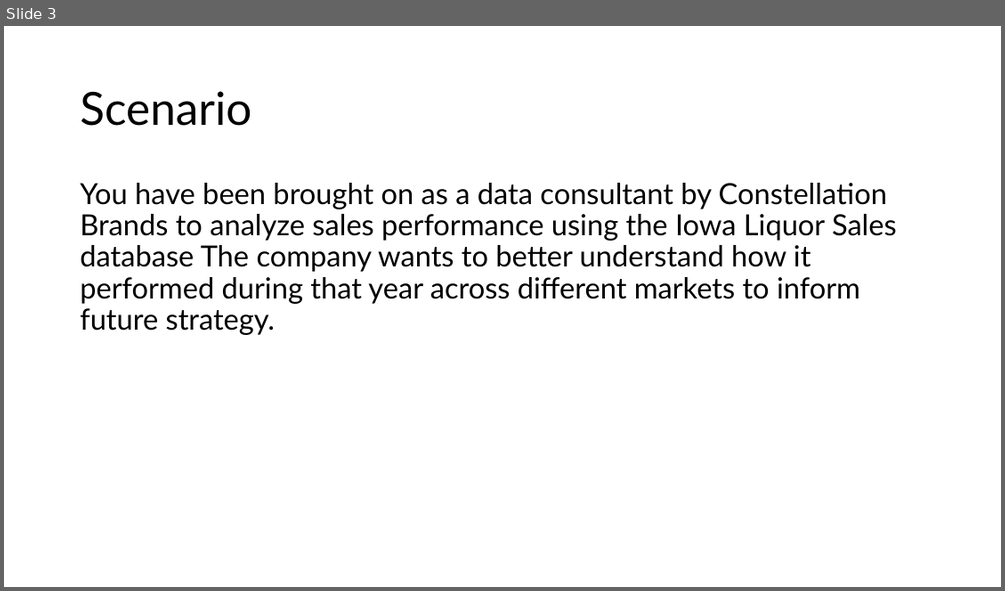
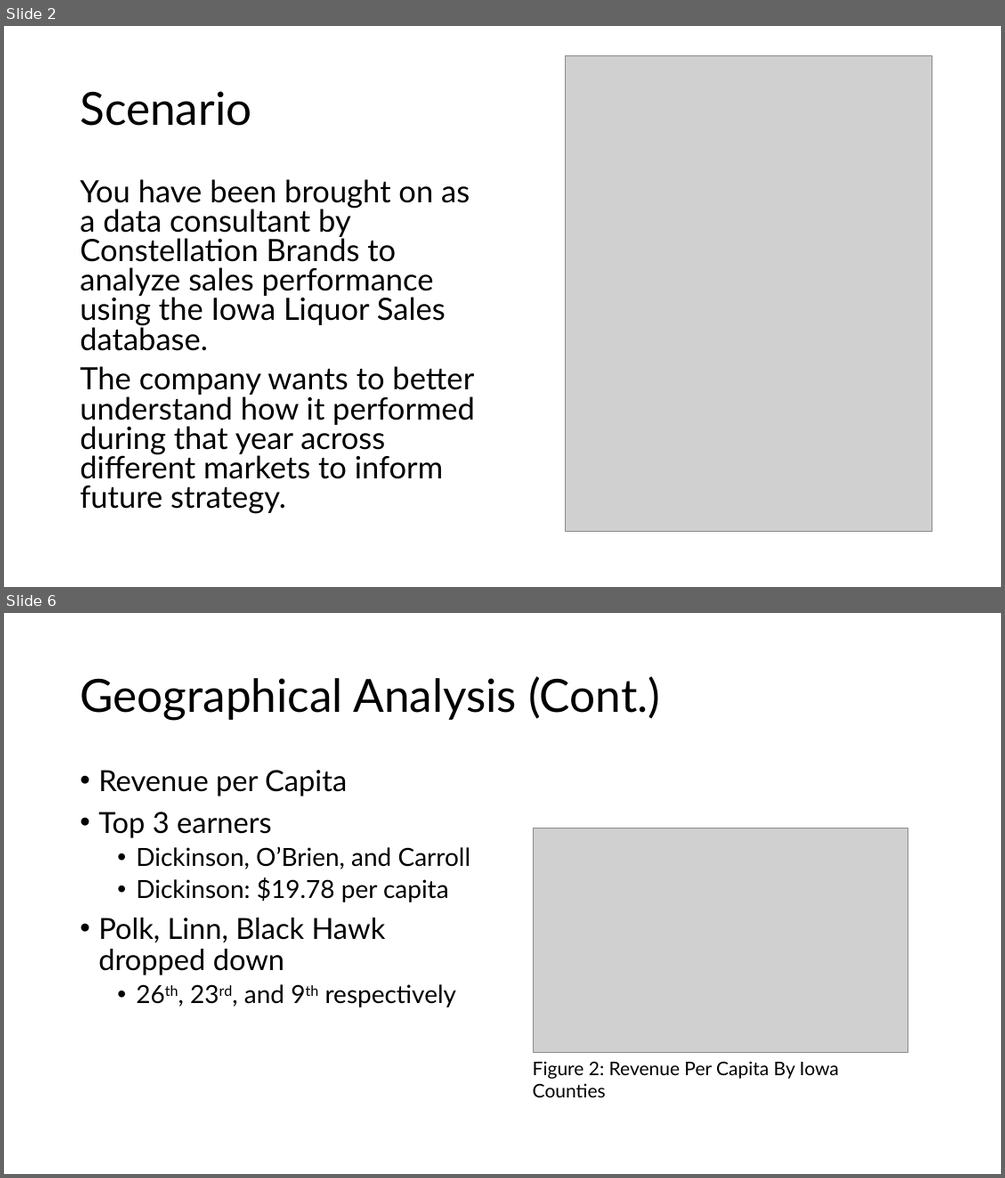
Before and after one commit to ltpham123/data-analytics, a slide deck: week-04/Pham_liquor_sales_presentation.pptx. Shown one above the other, each under a label of ours: slide 3 before the commit, slides 2 and 6 after it; the slides between them are not shown. The pictures are 1005x591 and 1005x1178 pixels, drawn with LibreOffice and Linux fonts; fonts in the diff are those of the drawing; grey boxes stand for pictures. Boxes give left, top, right and bottom in pixels: in the first picture for what was removed or moved away, otherwise in the second. Text is boxed around its words. In the diff, an @@ line names an element or a change of style, - is before the commit and + after.

```diff
--- a/week-04/Pham_liquor_sales_presentation.pptx
+++ b/week-04/Pham_liquor_sales_presentation.pptx
@@ slide 6 added at [4, 613, 1001, 1174], background #FFFFFF @@
@@ title added at [80, 676, 660, 720], 44 pt, text #000000 @@
+Geographical Analysis (Cont.)
@@ text added at [98, 770, 471, 1007], 24 pt, text #000000 @@
+• Revenue per Capita
+• Top 3 earners
+  • Dickinson, O’Brien, and Carroll
+  • Dickinson: $19.78 per capita
+• Polk, Linn, Black Hawk dropped down
+  • 26th, 23rd, and 9th respectively
@@ picture added at [534, 827, 908, 1053] @@
@@ text added at [533, 1061, 839, 1097], 18 pt, text #000000 @@
+Figure 2: Revenue Per Capita By Iowa Counties
@@ what was slide 3 is now slide 2 @@
@@ slide 2 changed as well @@
@@ picture added at [566, 56, 933, 532] @@
@@ text at [80, 179, 475, 513]: text changed; size 28 to 29.6 pt @@
-You have been brought on as a data consultant by Constellation Brands to analyze sales performance using the Iowa Liquor Sales database The company wants to better understand how it performed during that year across different markets to inform future strategy.
+You have been brought on as a data consultant by Constellation Brands to analyze sales performance using the Iowa Liquor Sales database.
+The company wants to better understand how it performed during that year across different markets to inform future strategy.
```
Also in this commit, not shown: 2 other slides changed, 13 other slides added, 10 slides removed.
